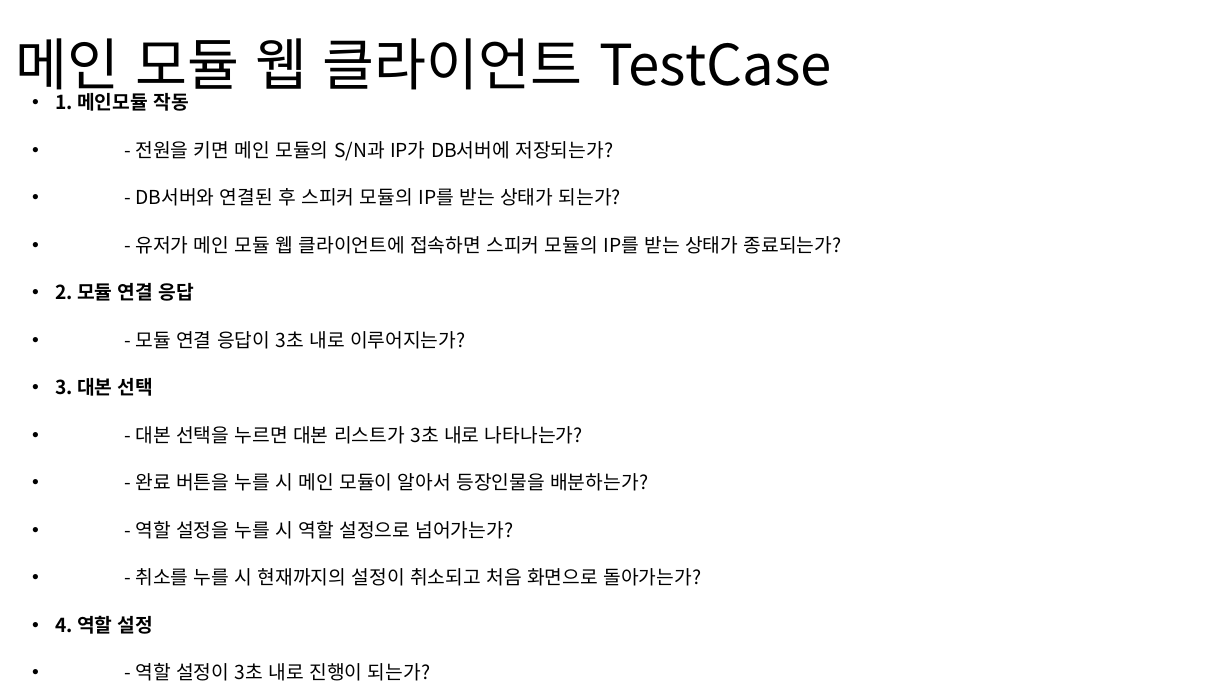
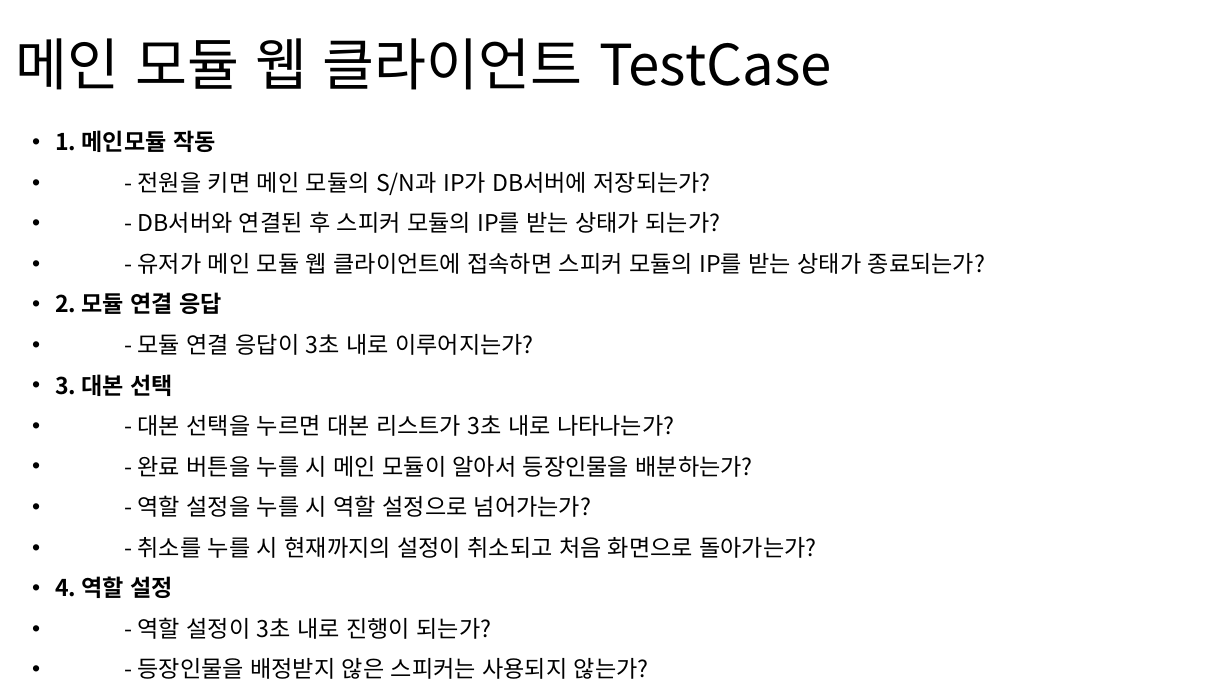
Before and after one commit to incheonCapston-2019/capston-idea-1, a slide deck: slide 3 of 20191127/20191127_캡스톤_TestCase발표.pptx. Drawn at 1232x693 pixels with LibreOffice and Linux fonts; fonts in the diff are those of the drawing. Boxes give left, top, right and bottom in pixels: in the first picture for what was removed or moved away, otherwise in the second. Text is boxed around its words. In the diff, an @@ line names an element or a change of style, - is before the commit and + after.

Commit message:
20191127_캡스톤 발표 ppt 수정
스피커 모듈 Testcase 추가

```diff
--- a/20191127/20191127_캡스톤_TestCase발표.pptx
+++ b/20191127/20191127_캡스톤_TestCase발표.pptx
@@ subtitle "1. 메인모듈 작동" at [55, 130, 985, 679]: size 15 to 18 pt; line spacing 1.5 to 1 @@
```
Also in this commit, not shown: 2 other slides changed, 3 slides added, 1 other file.
